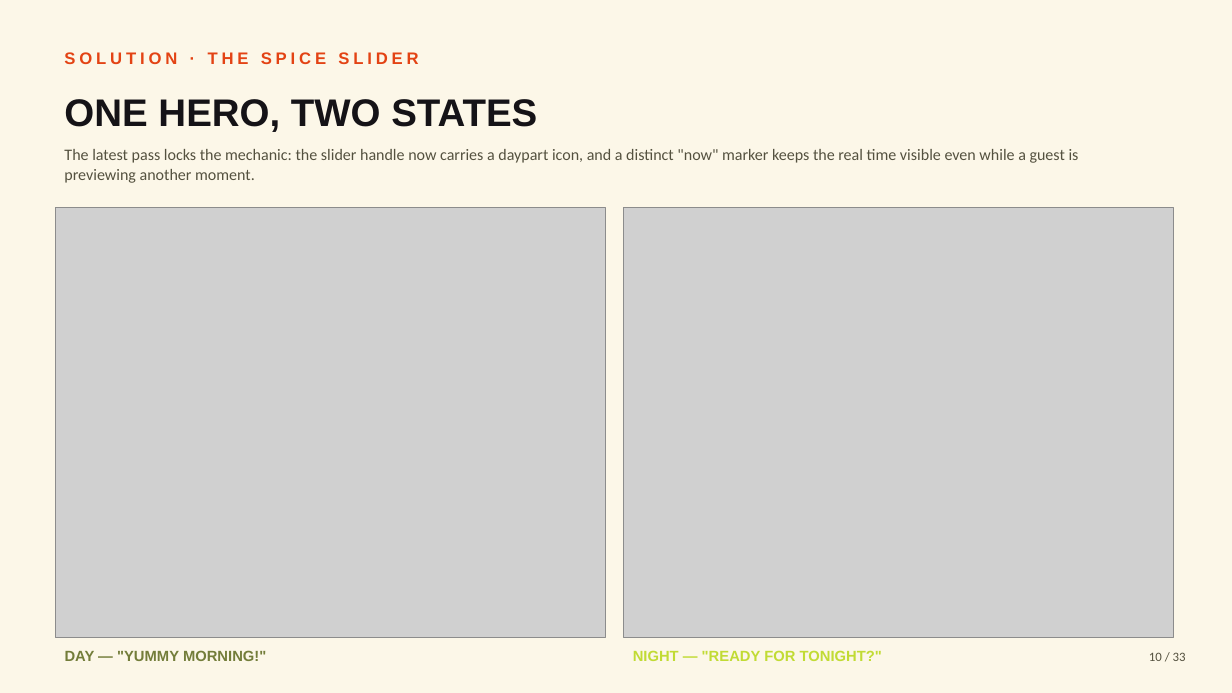
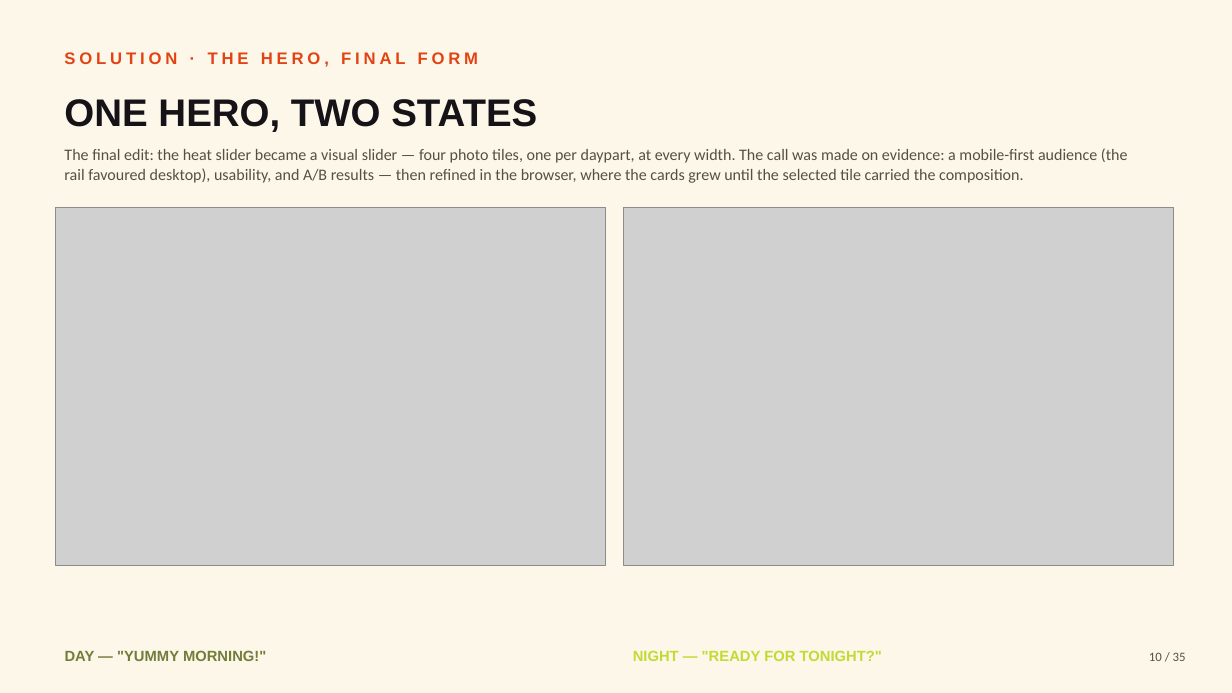
Before and after one commit to conceptly/sweet-pepper-bar, a slide deck: slide 10 of case-study/Sweet-Pepper-Case-Study.pptx. Drawn at 1232x693 pixels with LibreOffice and Linux fonts; fonts in the diff are those of the drawing; grey boxes stand for pictures. Boxes give left, top, right and bottom in pixels: in the first picture for what was removed or moved away, otherwise in the second. Text is boxed around its words. In the diff, an @@ line names an element or a change of style, - is before the commit and + after.

```diff
--- a/case-study/Sweet-Pepper-Case-Study.pptx
+++ b/case-study/Sweet-Pepper-Case-Study.pptx
@@ text at [64,52,479,67]: text changed @@
-SOLUTION · THE SPICE SLIDER
+SOLUTION · THE HERO, FINAL FORM
@@ text at [64,148,1128,183]: text changed @@
-The latest pass locks the mechanic: the slider handle now carries a daypart icon, and a distinct "now" marker keeps the real time visible even while a guest is previewing another moment.
+The final edit: the heat slider became a visual slider — four photo tiles, one per daypart, at every width. The call was made on evidence: a mobile-first audience (the rail favoured desktop), usability, and A/B results — then refined in the browser, where the cards grew until the selected tile carried the composition.
@@ picture: place and size @@
-picture at [55,208,605,638]
+picture at [55,208,605,566]
@@ picture: place and size @@
-picture at [624,208,1174,638]
+picture at [624,208,1174,566]
@@ text at [1149,652,1186,661]: text changed @@
-10 / 33
+10 / 35
```
Also in this commit, not shown: 30 other slides changed, 2 slides added, 15 other files.
